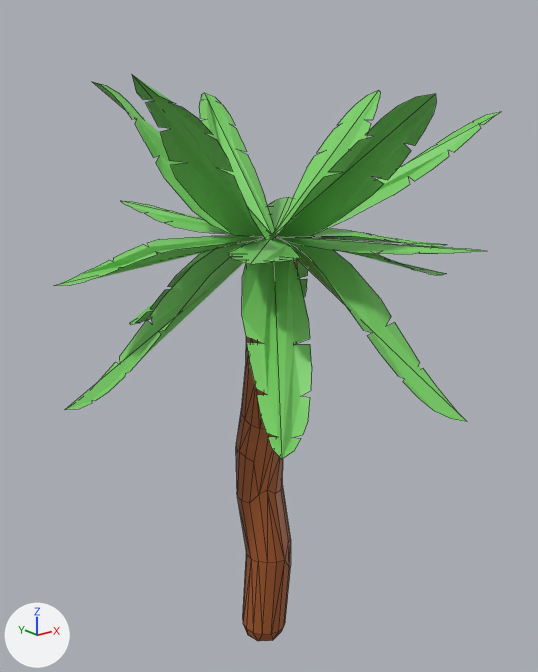
Before and after pictures for a commit that changed the Blender file tropical-tanks/Art/Models/Vegetation/TallPalm.blend.
Both versions are drawn from a camera (50 mm lens) standing at (-7.51, -9.69, 9.33) and looking at (0.23, -0.02, 5.46). The axes (+X, +Y, +Z) are drawn at lower left. The lights are the same throughout. Mesh edges are drawn as thin lines.

In view in the first picture: 'Palm', 'Wood'.
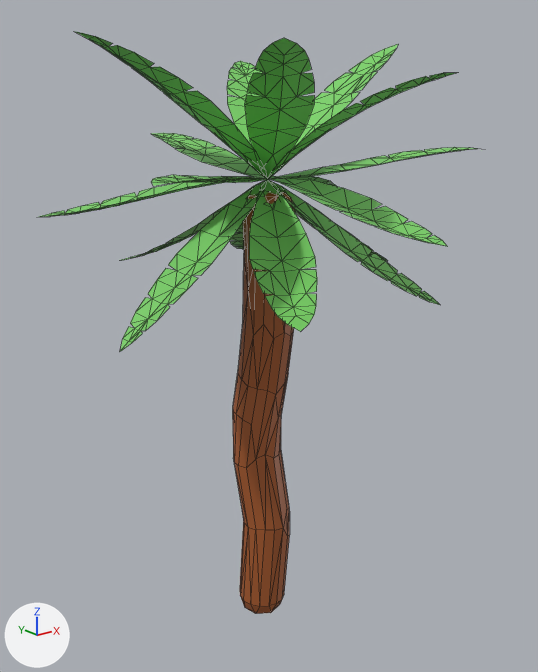
Changed parts and their boxes [x1, y1, x2, y2] in the pictures (538 x 672 px):
'Palm', deleted (green): before [54, 75, 500, 459]
'Save.012', added (green): after [39, 31, 477, 351]
'Wood', moved: before [236, 260, 297, 641]; after [233, 192, 295, 614]

Diff of the bpy script that builds the scene:
```diff
--- a/tropical-tanks/Art/Models/Vegetation/TallPalm.blend.py
+++ b/tropical-tanks/Art/Models/Vegetation/TallPalm.blend.py
@@ me_plane_064 @@
+me_plane_064.from_pydata(...)  # 765 vertices, 900 faces; spans x -5.94..5.65, y -6.34..5.86, z -5.16..5.29
+me_plane_064.materials.append(mat_material_003)  # green #7ad167
@@ ob_wood @@
 ob_wood = bpy.data.objects.new('Wood', me_plane)
-ob_wood.location = (0.2, 0.15, -3.76)
+ob_wood.location = (0.01, -0.02, -2.92)
 ob_wood.scale = (1.89, 1.89, 1.58)
@@ ob_palm @@
-ob_palm = bpy.data.objects.new('Palm', me_plane_063)
-ob_palm.location = (0.2, 0.15, -5.89)
-ob_palm.scale = (0.566, 0.566, 0.566)
@@ ob_save_012 @@
+ob_save_012 = bpy.data.objects.new('Save.012', me_plane_064)
+ob_save_012.location = (0.01, -0.25, 8.17)
+ob_save_012.rotation_euler = (-0.536, 0.472, -1.964)  # degrees (-31, 27, -113)
+ob_save_012.scale = (0.578, 0.578, 0.578)
+_m = ob_save_012.modifiers.new('Decimate', 'DECIMATE')
+_m.decimate_type = 'UNSUBDIV'
+_m.iterations = 67
```
